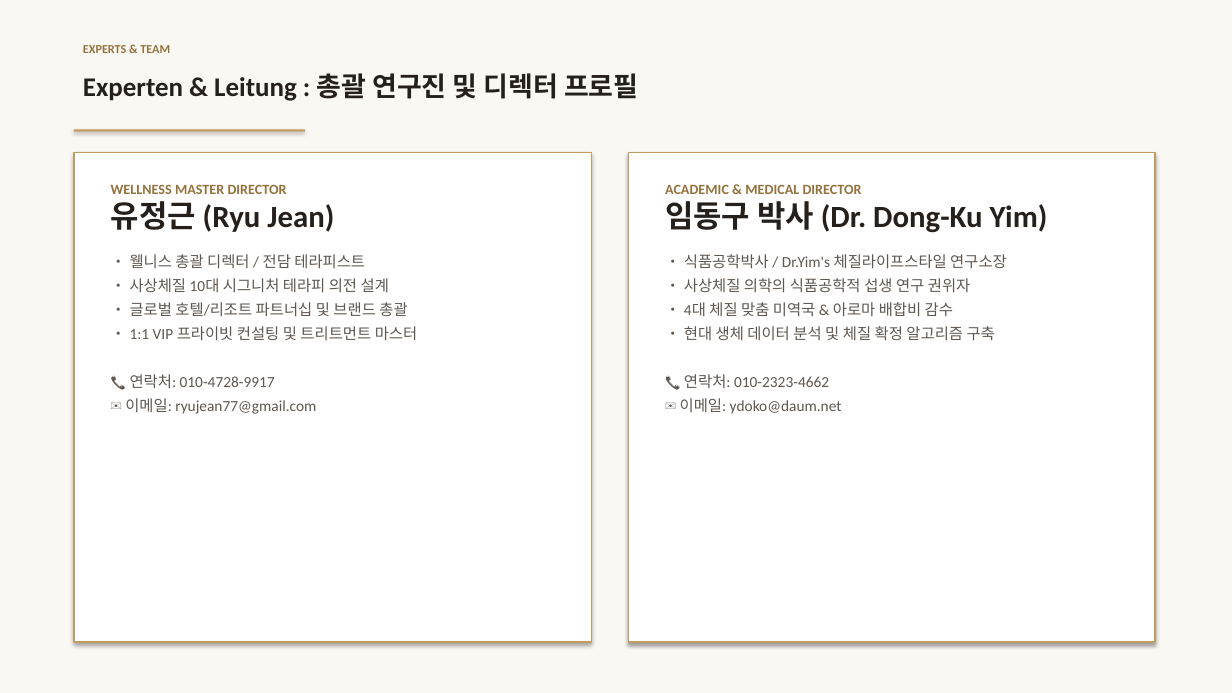
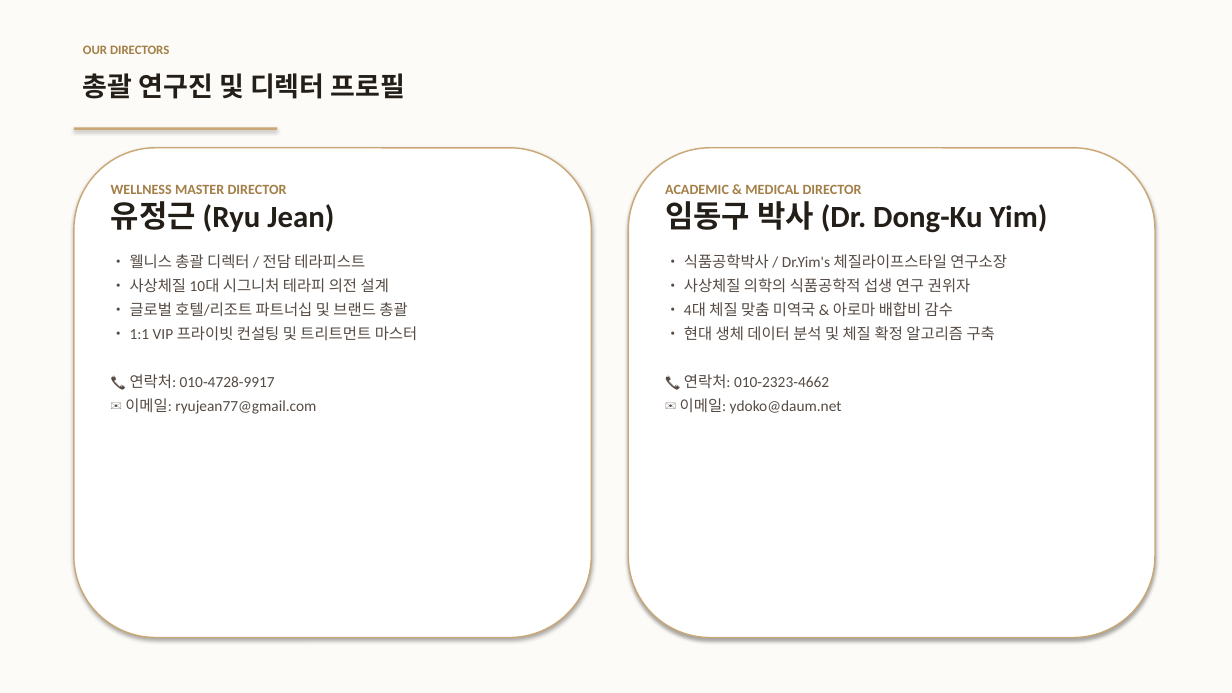
Before and after one commit to ryujean77/ryujean-slides, a slide deck: slide 15 of sasang-spa/사상체질_프리미엄_스파_프로젝트_제안서_발표자료.pptx (slide 8 before the commit). Drawn at 1232x693 pixels with LibreOffice and Linux fonts; fonts in the diff are those of the drawing. Boxes give left, top, right and bottom in pixels: in the first picture for what was removed or moved away, otherwise in the second. Text is boxed around its words. In the diff, an @@ line names an element or a change of style, - is before the commit and + after.

```diff
--- a/sasang-spa/사상체질_프리미엄_스파_프로젝트_제안서_발표자료.pptx
+++ b/sasang-spa/사상체질_프리미엄_스파_프로젝트_제안서_발표자료.pptx
@@ rectangle at (0, 0, 1232, 693): fill #FAF8F3 to #FDFBF7 @@
@@ text at (83, 45, 169, 54): text changed; size 9.5 to 10 pt; text colour #94723E to #A37F48 @@
-EXPERTS & TEAM
+OUR DIRECTORS
@@ text at (83, 73, 405, 99): text changed; text colour #26201C to #241E19 @@
-Experten & Leitung : 총괄 연구진 및 디렉터 프로필
+총괄 연구진 및 디렉터 프로필
@@ rectangle: place and size @@
-rectangle at (74, 129, 305, 132)
+rectangle at (74, 128, 277, 130)
@@ rectangle at (74, 128, 277, 130): fill #C29B62 to #C9A876 @@
@@ rounded rectangle added at (74, 148, 592, 638), fill #FFFFFF, outline #C9A876 1.1 pt @@
@@ rounded rectangle added at (628, 148, 1155, 638), fill #FFFFFF, outline #C9A876 1.1 pt @@
@@ rectangle removed at (74, 152, 592, 642) @@
@@ text "WELLNESS MASTER DIRECTOR" at (111, 184, 417, 414): text colour #94723E to #A37F48 in "WELLNESS MASTER DIRECTOR"; text colour #26201C to #241E19 in "유정근 (Ryu Jean)"; text colour #5F5750 to #554B44 in "• 웰니스 총괄 디렉터 / 전담 테라피스트 ..." @@
@@ rectangle removed at (628, 152, 1155, 642) @@
@@ text "ACADEMIC & MEDICAL DIRECTOR" at (665, 184, 1007, 414): text colour #94723E to #A37F48 in "ACADEMIC & MEDICAL DIRECTOR"; text colour #26201C to #241E19 in "임동구 박사 (Dr. Dong-Ku Yim)"; text colour #5F5750 to #554B44 in "• 식품공학박사 / Dr.Yim's 체질라이프스타일 연구소장 • ..." @@
```
Also in this commit, not shown: 6 other slides changed, 9 slides added, 2 slides removed, 1 other file.
